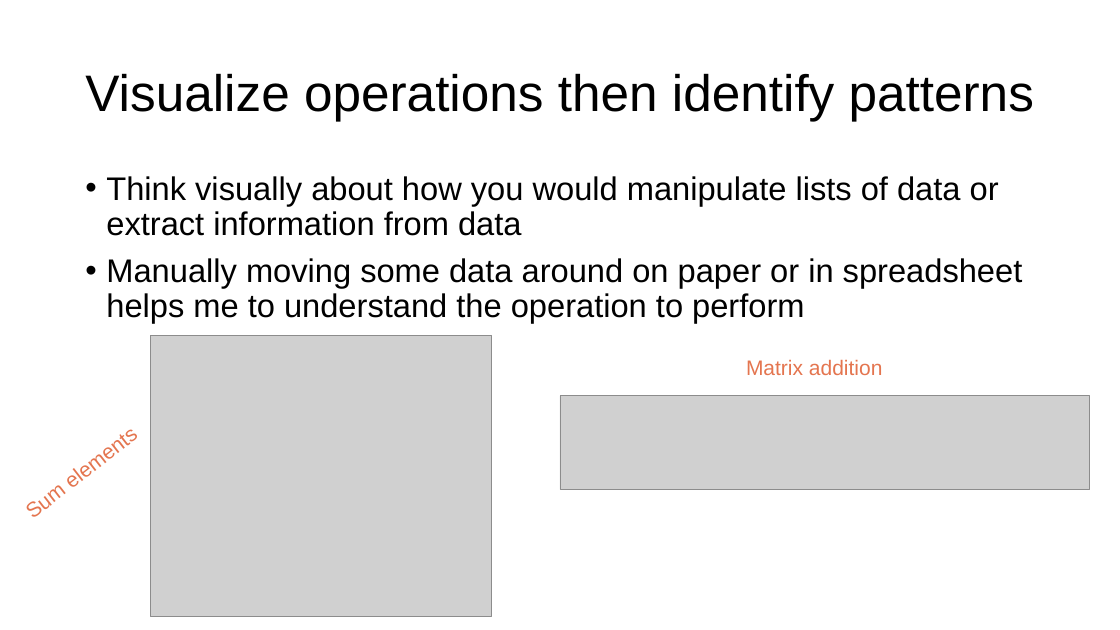
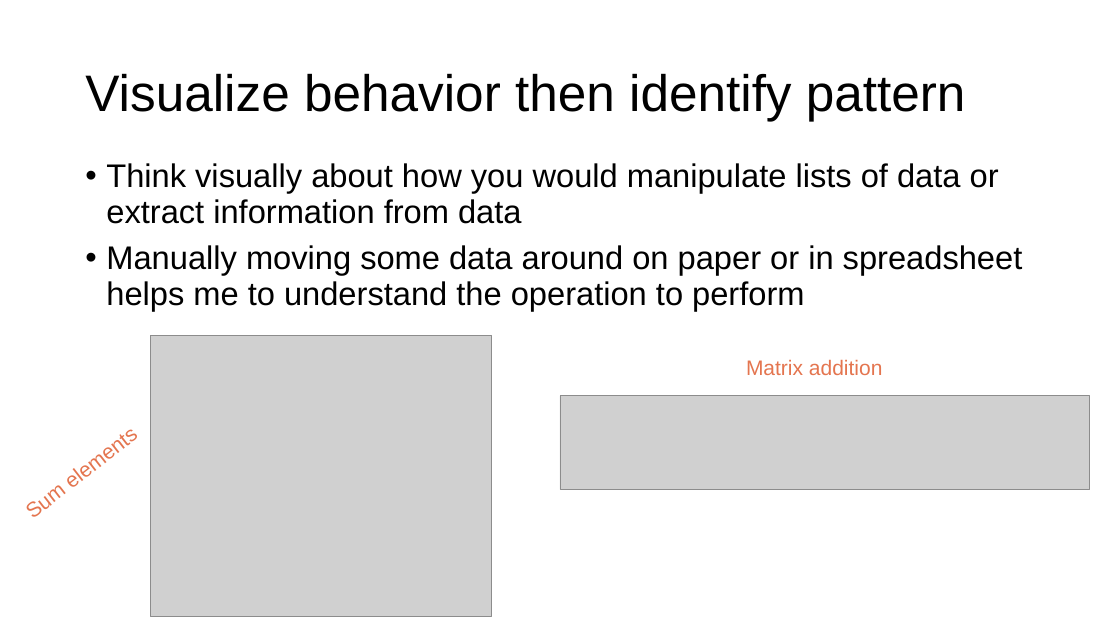
Before and after one commit to parrt/msds501, a slide deck: slide 8 of slides/programming-patterns.pptx (slide 6 before the commit). Drawn at 1120x630 pixels with LibreOffice and Linux fonts; fonts in the diff are those of the drawing; grey boxes stand for pictures; background and template pictures are left out. Boxes give left, top, right and bottom in pixels: in the first picture for what was removed or moved away, otherwise in the second. Text is boxed around its words. In the diff, an @@ line names an element or a change of style, - is before the commit and + after.

```diff
--- a/slides/programming-patterns.pptx
+++ b/slides/programming-patterns.pptx
@@ title at [85, 73, 966, 121]: text changed @@
-Visualize operations then identify patterns
+Visualize behavior then identify pattern
@@ text "Think visually about how you ...": place and size @@
-text "Think visually about how you ..." at [106, 176, 1023, 323]
+text "Think visually about how you ..." at [106, 163, 1023, 311]
```
Also in this commit, not shown: 3 other slides changed, 13 slides added, 3 other files.
